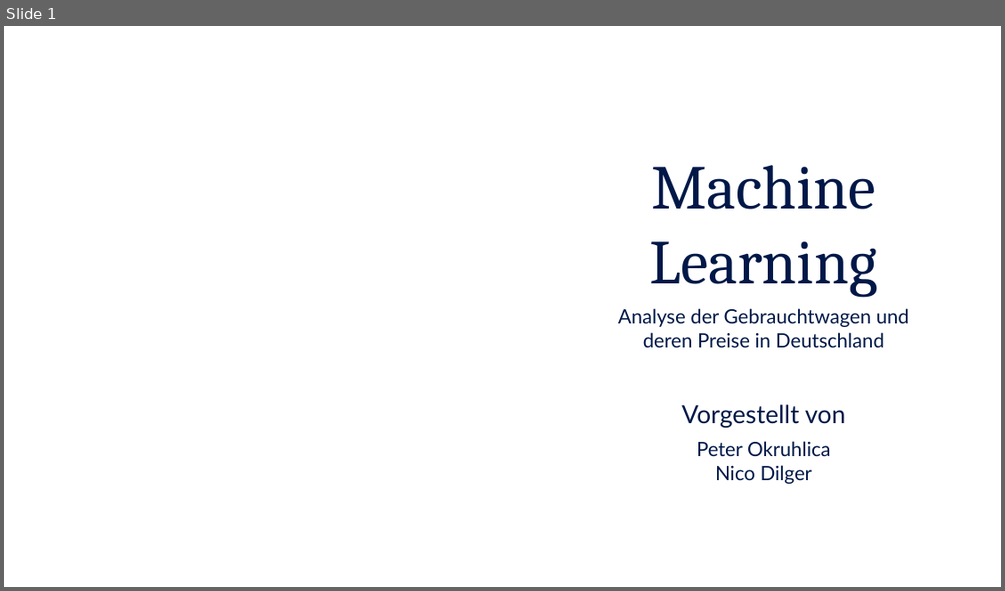
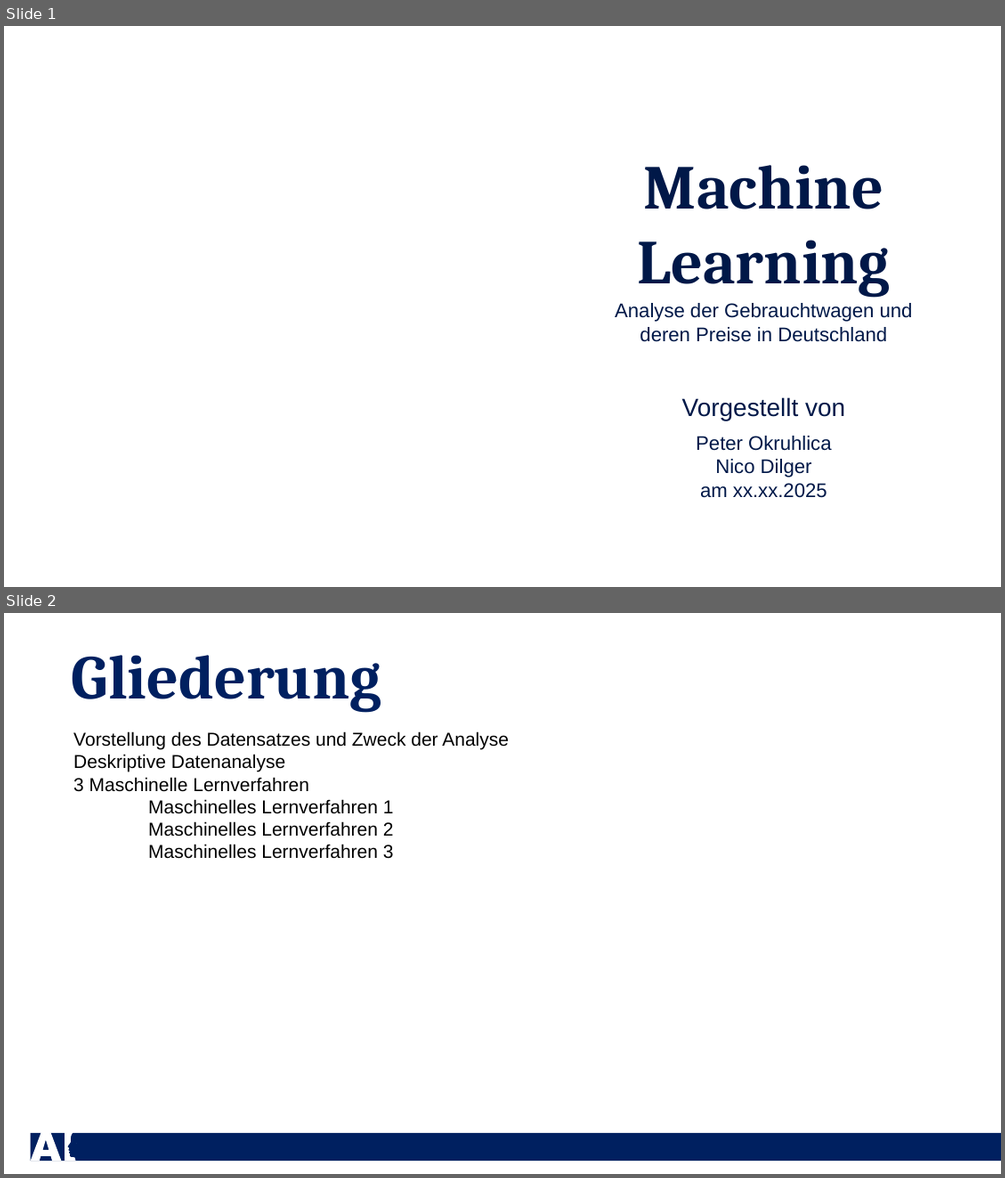
Before and after one commit to Dewin154/Projekt_Machine_Learning, a slide deck: Präsentation_Vorlage.pptx. Shown one above the other, each under a label of ours: slide 1 before the commit, slides 1 and 2 after it. The pictures are 1005x591 and 1005x1178 pixels, drawn with LibreOffice and Linux fonts; fonts in the diff are those of the drawing; background and template pictures are left out. Boxes give left, top, right and bottom in pixels: in the first picture for what was removed or moved away, otherwise in the second. Text is boxed around its words. In the diff, an @@ line names an element or a change of style, - is before the commit and + after.

```diff
--- a/Präsentation_Vorlage.pptx
+++ b/Präsentation_Vorlage.pptx
@@ slide 2 added at box(4, 613, 1001, 1174), background #FFFFFF @@
@@ text added at box(72, 655, 381, 712), 60 pt, text #002060, bold @@
+Gliederung
@@ text added at box(73, 731, 509, 859), 18 pt, text #000000 @@
+Vorstellung des Datensatzes und Zweck der Analyse
+Deskriptive Datenanalyse
+3 Maschinelle Lernverfahren
+Maschinelles Lernverfahren 1
+Maschinelles Lernverfahren 2
+Maschinelles Lernverfahren 3
@@ rectangle added at box(30, 1133, 1001, 1160), fill #002060 @@
@@ freeform shape added at box(30, 1132, 77, 1160), fill #FFFFFF @@
@@ slide 1 changed as well @@
@@ text "Machine Learning" at box(637, 165, 890, 297): bold on @@
@@ text at box(615, 303, 913, 477): font Lato to Arial in "Analyse der Gebrauchtwagen und deren Preise in ...", "Vorgestellt von", "Peter Okruhlica", "Nico Dilger" @@
@@ text at box(700, 483, 827, 498): paragraph added @@
+am xx.xx.2025
```
Also in this commit, not shown: 4 other slides changed, 5 other slides added, 1 slide removed, 3 other files.
